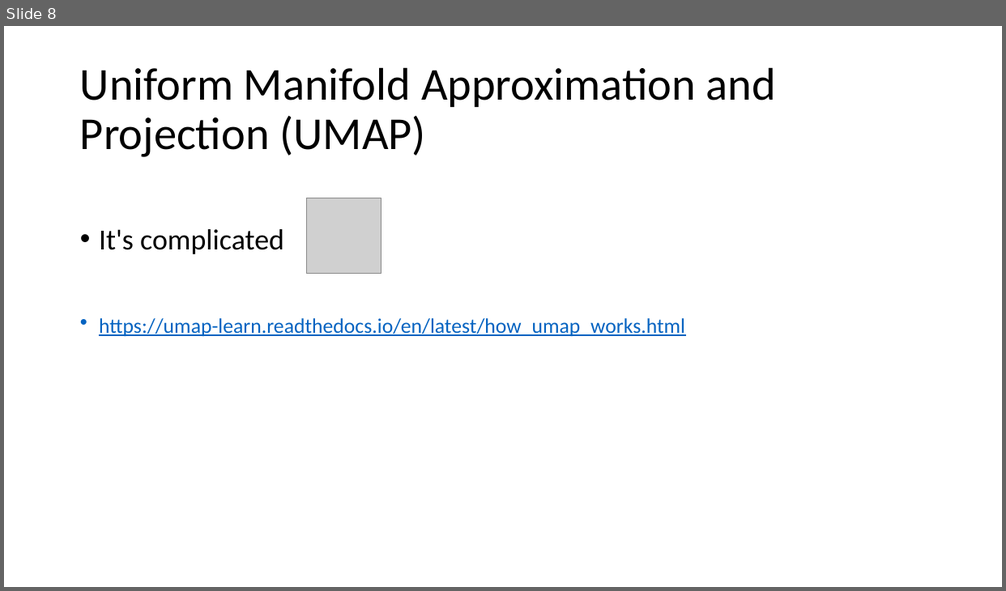
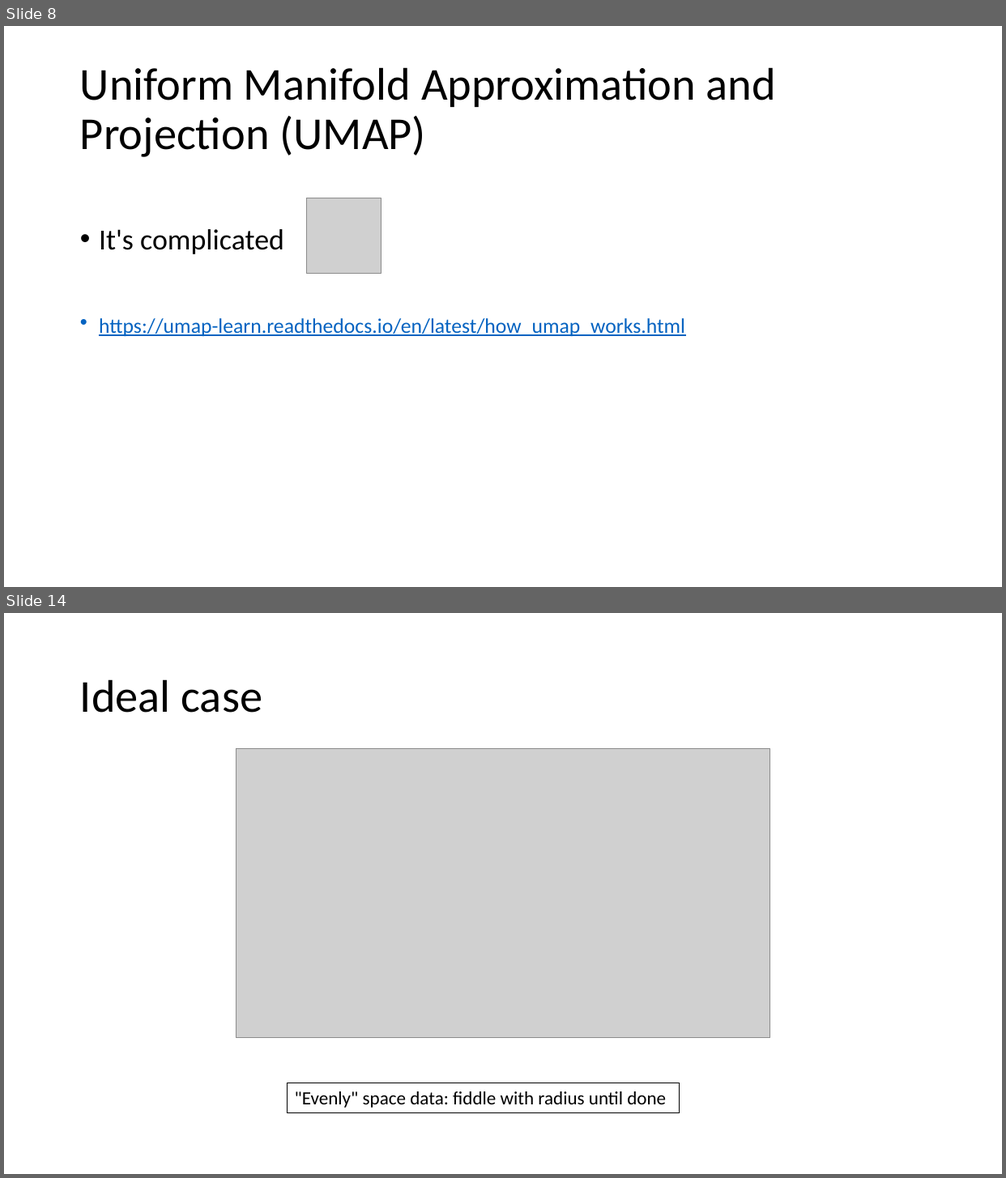
Before and after one commit to gjbex/Machine-learning-with-Python, a slide deck: dimensionality_reduction.pptx. Shown one above the other, each under a label of ours: slide 8 before the commit, slides 8 and 14 after it; the slides between them are not shown. The pictures are 1006x591 and 1006x1178 pixels, drawn with LibreOffice and Linux fonts; fonts in the diff are those of the drawing; grey boxes stand for pictures. Boxes give left, top, right and bottom in pixels: in the first picture for what was removed or moved away, otherwise in the second. Text is boxed around its words. In the diff, an @@ line names an element or a change of style, - is before the commit and + after.

```diff
--- a/dimensionality_reduction.pptx
+++ b/dimensionality_reduction.pptx
@@ slide 14 added at <box>4,613,1002,1174</box>, background #FFFFFF @@
@@ title added at <box>80,679,263,713</box>, 44 pt, text #000000 @@
+Ideal case
@@ picture added at <box>236,749,769,1038</box> @@
@@ rectangle added at <box>287,1083,679,1113</box>, outline #000000 0.75 pt, 18 pt, text #000000 @@
+"Evenly" space data: fiddle with radius until done
```
Also in this commit, not shown: 5 other slides added.
